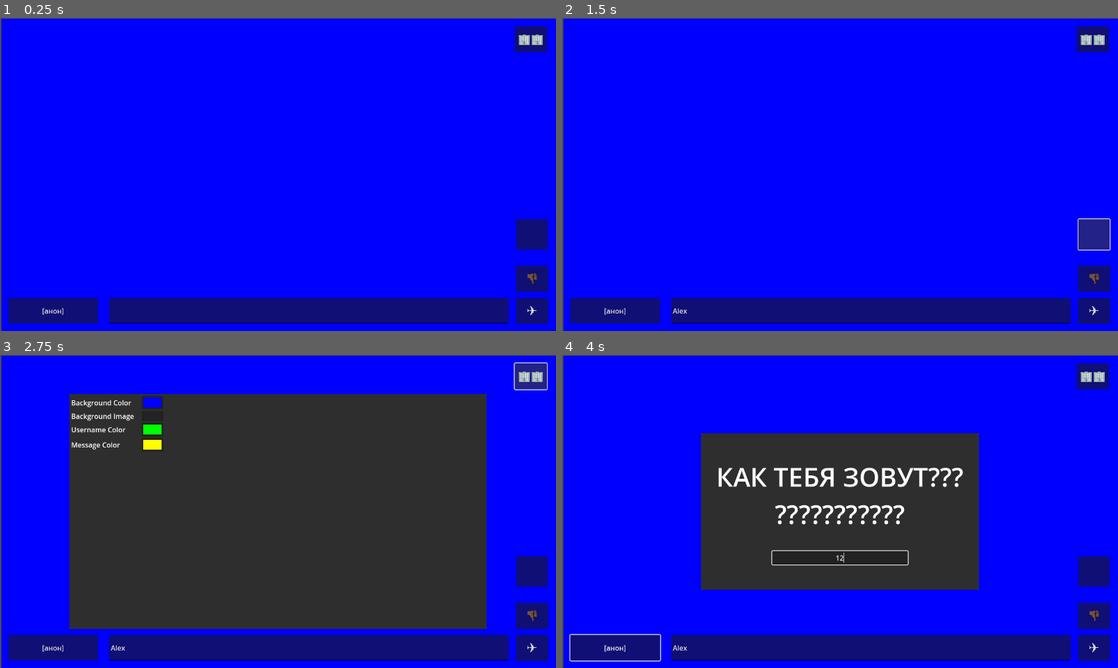
Above: before the commit, frames 1-4 (two rows, left to right).
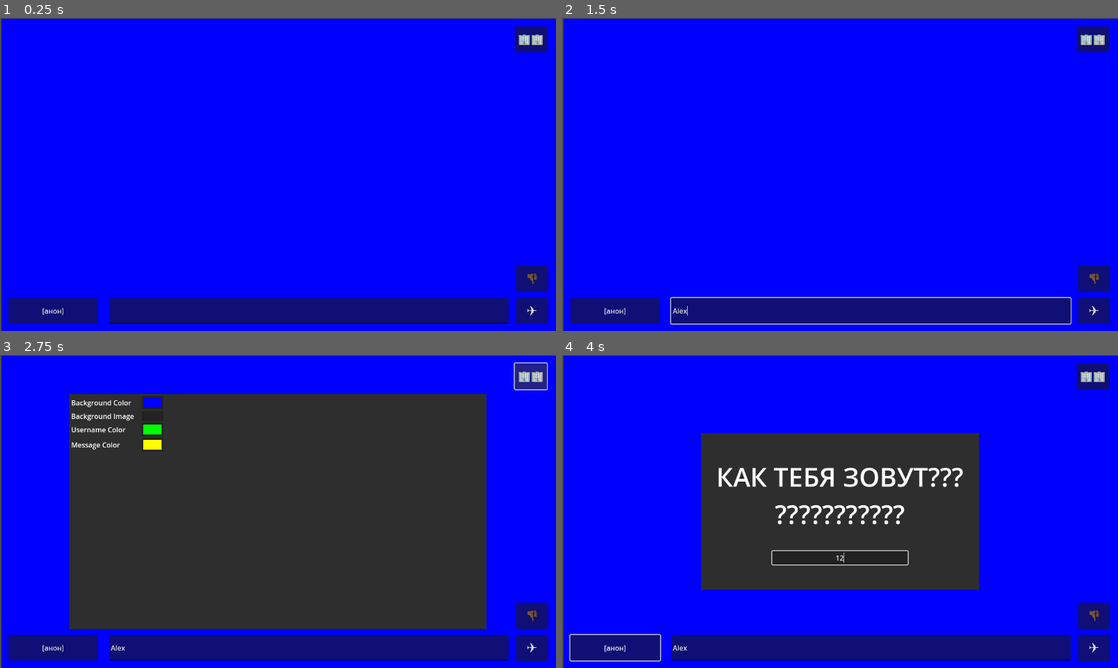
Above: after the commit, the same moments.

Repository: Tailsray/Arkochat
Game: Godot game, scene res://chat.tscn
Two runs of this game, one before a commit and one after it. Both use one fixed random seed, a clock stepped at 60 frames per second and the inputs below.
Inputs (mouse positions are in pixels of both pictures, inside the frame that each line leads up to):
- Up to frame 1 (0.25 s): no input
- Up to frame 2 (1.5 s): click (873, 312) at 0.52 s; type "Alex" at 0.6 s; click (1095, 233) at 1.27 s
- Up to frame 3 (2.75 s): click "🏢🏢" at 2 s
- Up to frame 4 (4 s): click "[анон]" at 2.75 s; click (840, 558) at 3.52 s; type "12" at 3.6 s

The runs differ from the first frame. In frame 1, 0.5% of the frame differs, in the area x 92-99%, y 64-74%; in frame 2, 1.3%, in the area x 19-99%, y 64-98%; in frame 3, 0.5%; in frame 4, 0.5%.

Commit message:
Бейсик файл тренсфа прота_кал_ (Пока нигде не нужен :с)

Diff:
--- a/chat.gd
+++ b/chat.gd
@@ -22,6 +22,9 @@
 		peer.create_server(1488, 100)
 		multiplayer.multiplayer_peer = peer
 		init_chats.rpc(1)
+	elif OS.is_debug_build():
+		peer.create_client("127.0.0.1", 1488)
+		multiplayer.multiplayer_peer = peer
 	else:
 		peer.create_client("194.87.102.218", 1488)
 		multiplayer.multiplayer_peer = peer
@@ -107,18 +110,31 @@
 func _on_scroll_down_button_pressed():
 	scroll_bar.value = scroll_bar.max_value
 
+func _on_file_send_pressed():
+	$FileSend/FileDialog.show()
 
 func _on_file_dialog_file_selected(path: String) -> void:
-	transfer.rpc_id(1,FileAccess.get_file_as_bytes(path), path.get_file())
-	print("Send_file: ", Time.get_ticks_msec())
+	send.rpc_id(
+		1,
+		FileAccess.get_file_as_bytes(path),
+		path.get_file()
+	)
 
-@rpc("any_peer", "reliable", "call_local")
-func transfer(data: PackedByteArray, filename: String) -> void:
-	print("write_file: ", Time.get_ticks_msec())
-	var sfile = FileAccess.open("user://" + filename, FileAccess.WRITE)
-	sfile.store_buffer(data)
-	print("received file")
+@rpc("any_peer", "call_remote", "reliable")
+func send(data: PackedByteArray, filename: String) -> void:
+	FileAccess.open("res://files/" + filename, FileAccess.WRITE).store_buffer(data)
 
+func _on_file_receive_pressed():
+	$FileReceive/LineEdit.show()
 
-func retrieve_from_server(filename: String):
-	transfer.rpc_id(multiplayer.get_remote_sender_id(), FileAccess.get_file_as_bytes("user://" + filename), filename)
+func _on_file_receive_line_edit_text_submitted(new_text):
+	fetch.rpc_id(1, new_text)
+
+@rpc("any_peer", "call_remote", "reliable")
+func fetch(filename: String) -> void:
+	if FileAccess.file_exists("res://files/" + filename):
+		send.rpc_id(
+			multiplayer.get_remote_sender_id(),
+			FileAccess.get_file_as_bytes("res://files/" + filename),
+			filename
+		)
--- a/chat.tscn
+++ b/chat.tscn
@@ -209,18 +209,39 @@
 [node name="ChayPostavte" type="AudioStreamPlayer2D" parent="."]
 stream = ExtResource("4_4yh8y")
 
-[node name="FilePick" type="Button" parent="."]
+[node name="FileSend" type="Button" parent="."]
+visible = false
 layout_mode = 0
 offset_left = 1189.0
 offset_top = 463.0
 offset_right = 1261.0
 offset_bottom = 533.0
-
-[node name="FileDialog" type="FileDialog" parent="FilePick"]
+disabled = true
+text = "Send"
+
+[node name="FileDialog" type="FileDialog" parent="FileSend"]
 title = "Open a File"
 ok_button_text = "Open"
 file_mode = 0
 access = 2
+
+[node name="FileReceive" type="Button" parent="."]
+visible = false
+layout_mode = 0
+offset_left = 1191.0
+offset_top = 353.0
+offset_right = 1260.0
+offset_bottom = 432.0
+disabled = true
+text = "Receive"
+
+[node name="LineEdit" type="LineEdit" parent="FileReceive"]
+visible = false
+layout_mode = 0
+offset_left = -278.0
+offset_top = 4.0
+offset_right = -21.0
+offset_bottom = 79.0
 
 [connection signal="settings_applied" from="." to="." method="on_settings_applied"]
 [connection signal="pressed" from="Settings/SettingsButton" to="Settings" method="open_settings"]
@@ -236,5 +257,7 @@
 [connection signal="text_submitted" from="Control/TextField" to="." method="_on_text_field_text_submitted"]
 [connection signal="pressed" from="Control/SendButton" to="." method="send_message"]
 [connection signal="pressed" from="ScrollDownButton" to="." method="_on_scroll_down_button_pressed"]
-[connection signal="pressed" from="FilePick" to="." method="_on_file_pick_pressed"]
-[connection signal="file_selected" from="FilePick/FileDialog" to="." method="_on_file_dialog_file_selected"]
+[connection signal="pressed" from="FileSend" to="." method="_on_file_send_pressed"]
+[connection signal="file_selected" from="FileSend/FileDialog" to="." method="_on_file_dialog_file_selected"]
+[connection signal="pressed" from="FileReceive" to="." method="_on_file_receive_pressed"]
+[connection signal="text_submitted" from="FileReceive/LineEdit" to="." method="_on_file_receive_line_edit_text_submitted"]
Not shown: 1 places in chat.tscn that only renumber resources
